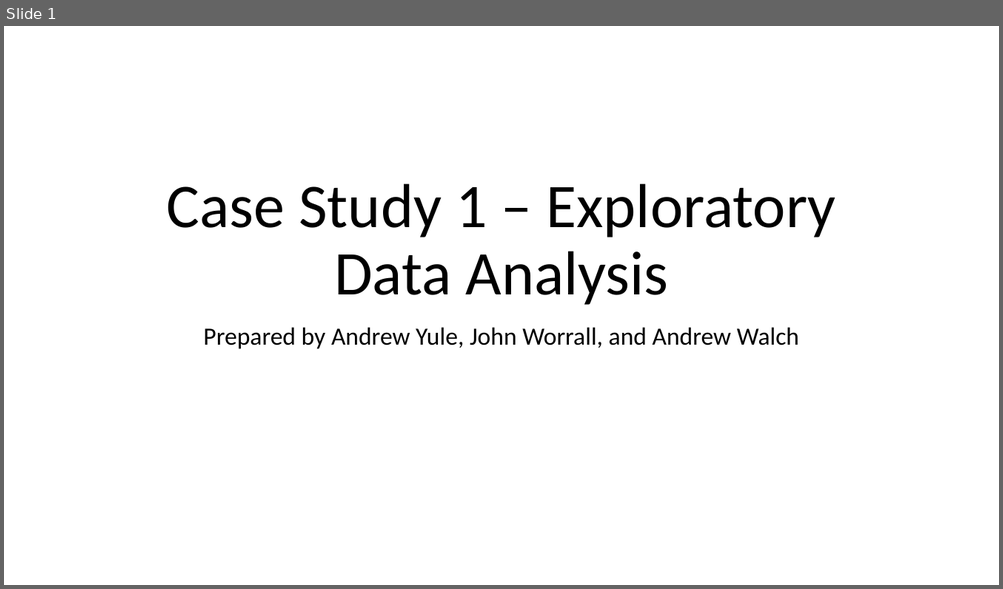
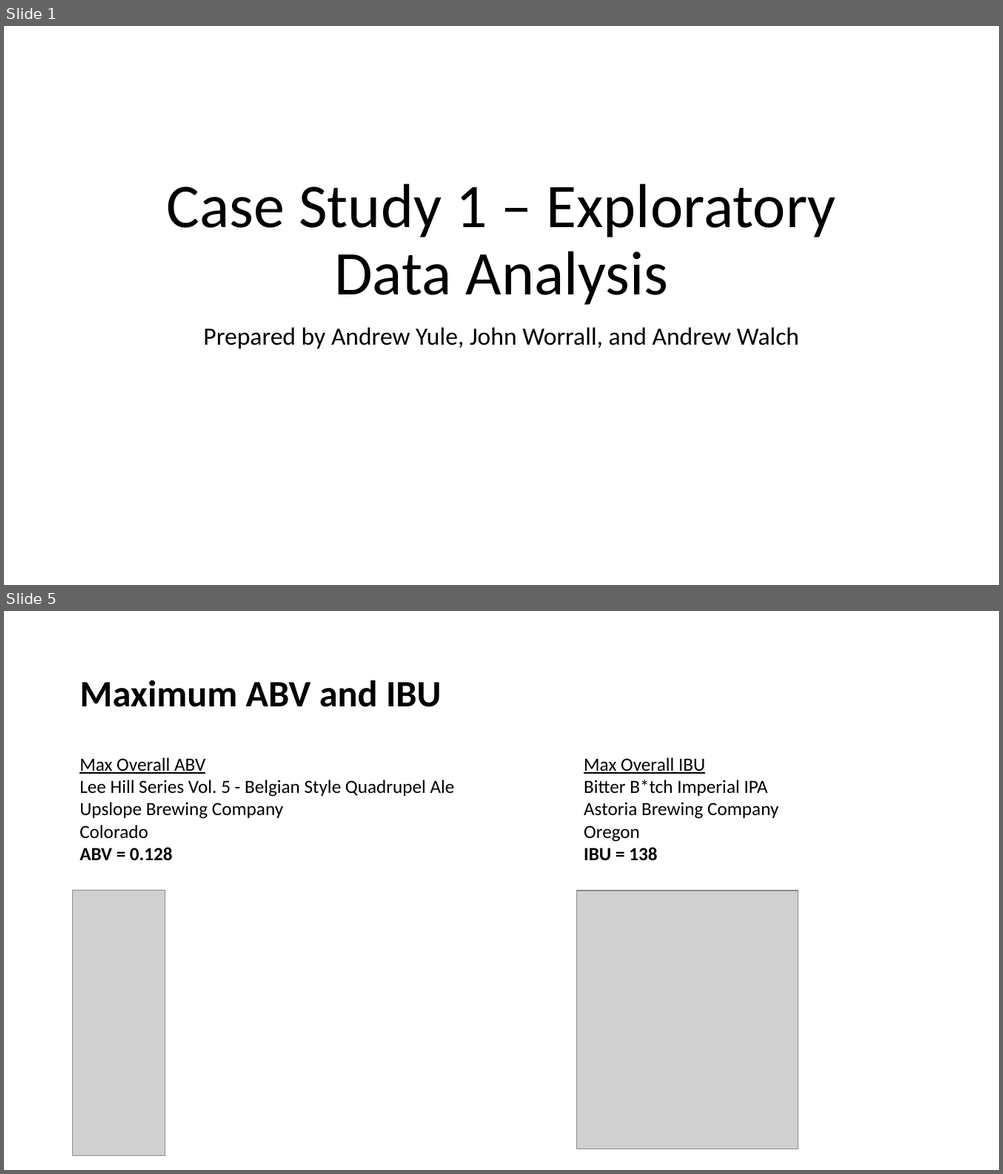
Before and after one commit to andrew-yule/SMU_DDS_CaseStudy1, a slide deck: Individual EDA/Andrew Y - Case Study 1 EDA.pptx. Shown one above the other, each under a label of ours: slide 1 before the commit, slides 1 and 5 after it; the slides between them are not shown. The pictures are 1003x589 and 1003x1174 pixels, drawn with LibreOffice and Linux fonts; fonts in the diff are those of the drawing; grey boxes stand for pictures. Boxes give left, top, right and bottom in pixels: in the first picture for what was removed or moved away, otherwise in the second. Text is boxed around its words. In the diff, an @@ line names an element or a change of style, - is before the commit and + after.

```diff
--- a/Individual EDA/Andrew Y - Case Study 1 EDA.pptx
+++ b/Individual EDA/Andrew Y - Case Study 1 EDA.pptx
@@ slide 5 added at <box>4,611,999,1170</box>, background #FFFFFF @@
@@ title added at <box>79,680,441,707</box>, 36 pt, text #000000, bold @@
+Maximum ABV and IBU
@@ text added at <box>79,758,455,860</box>, 18 pt, text #000000 @@
+Max Overall ABV
+Lee Hill Series Vol. 5 - Belgian Style Quadrupel Ale
+Upslope Brewing Company
+Colorado
+ABV = 0.128
@@ text added at <box>583,758,778,860</box>, 18 pt, text #000000 @@
+Max Overall IBU
+Bitter B*tch Imperial IPA
+Astoria Brewing Company
+Oregon
+IBU = 138
@@ picture added at <box>73,891,166,1156</box> @@
@@ picture added at <box>576,891,798,1150</box> @@
```
Also in this commit, not shown: 2 slides changed, 2 other slides added, 2 other files.
